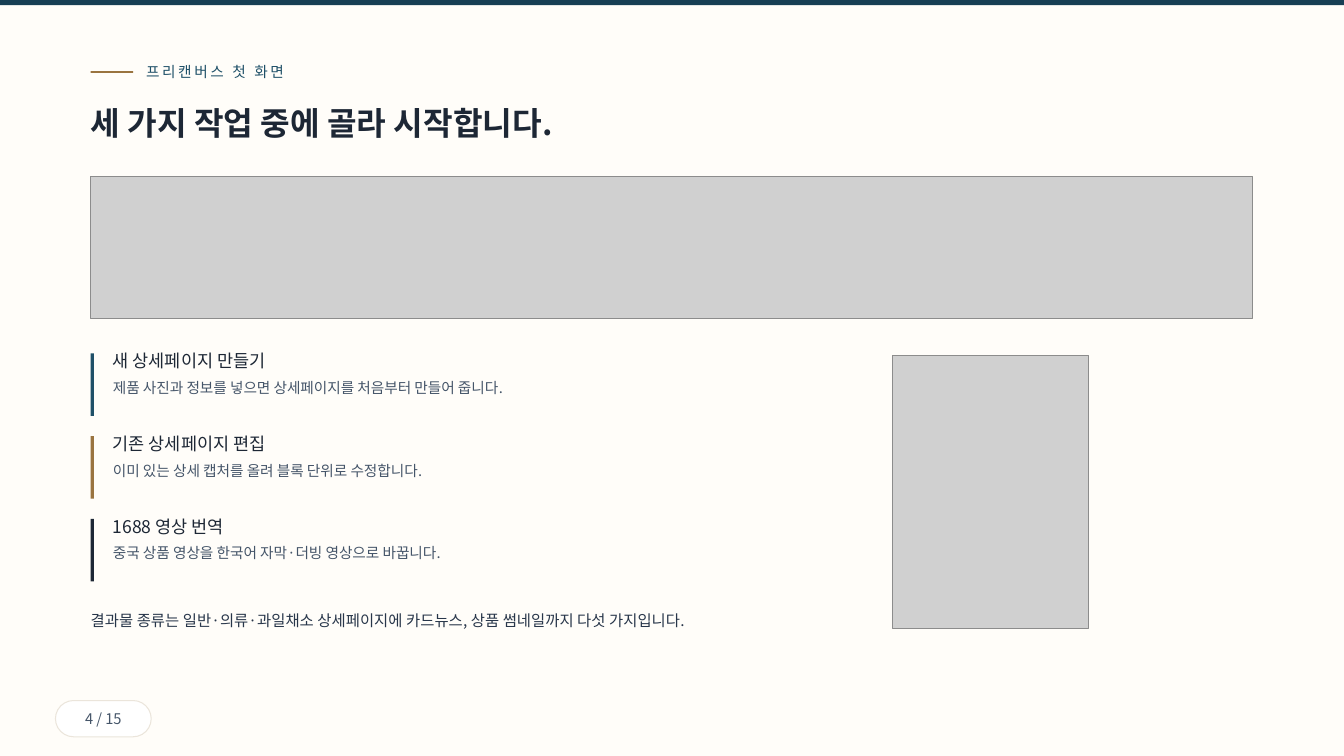
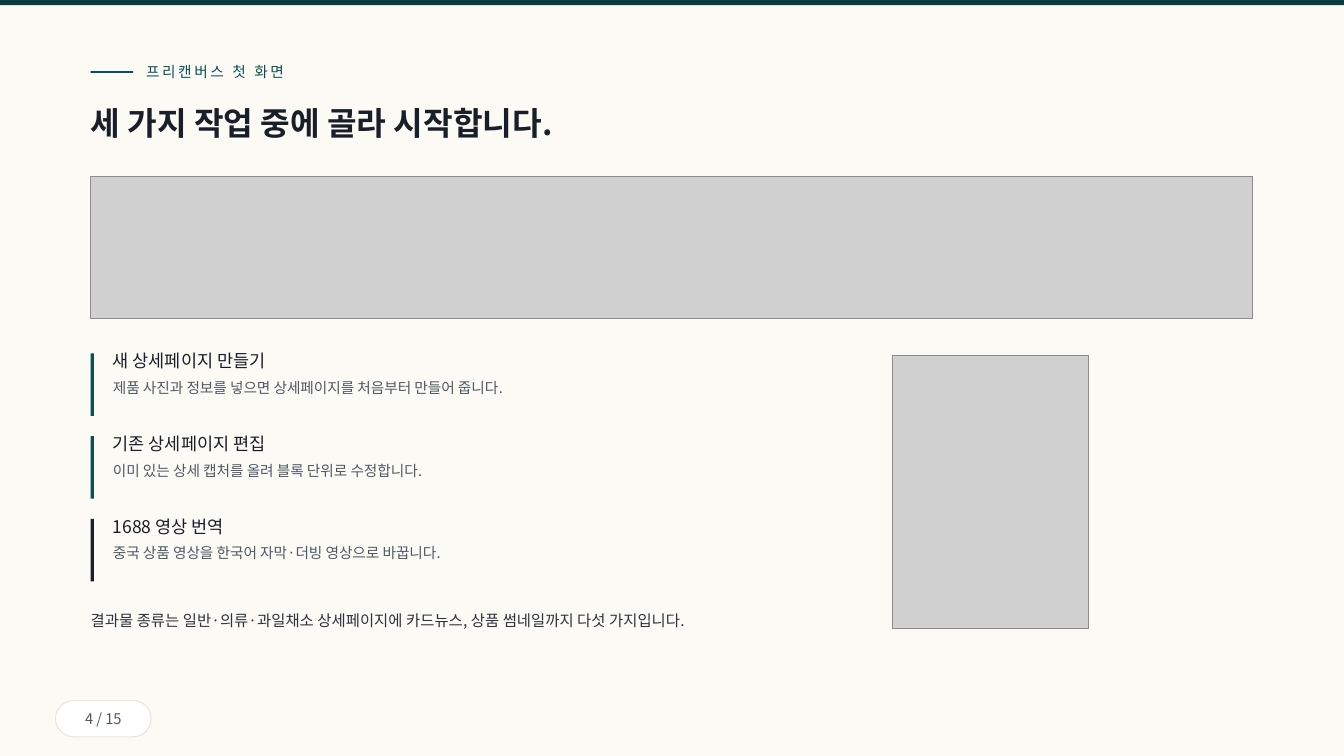
Before and after one commit to ramiteacher/searchmaster-x-freecanvas, a slide deck: slide 4 of slides.pptx. Drawn at 1344x756 pixels with LibreOffice and Linux fonts; fonts in the diff are those of the drawing; grey boxes stand for pictures. Boxes give left, top, right and bottom in pixels: in the first picture for what was removed or moved away, otherwise in the second. Text is boxed around its words. In the diff, an @@ line names an element or a change of style, - is before the commit and + after.

```diff
--- a/slides.pptx
+++ b/slides.pptx
@@ rectangle at <box>0,0,1344,756</box>: fill #FFFDF9 to #FCFAF4 @@
@@ rectangle at <box>0,0,1344,5</box>: fill #173F54 to #0B3B3F @@
@@ rectangle at <box>91,71,133,73</box>: fill #9A7440 to #0F4E53 @@
@@ text "프리캔버스 첫 화면" at <box>146,65,284,78</box>: text colour #1F5068 to #0F4E53 @@
@@ rectangle at <box>91,354,94,416</box>: fill #1F5068 to #0F4E53 @@
@@ rectangle at <box>91,437,94,499</box>: fill #9A7440 to #0F4E53 @@
```
Also in this commit, not shown: 14 other slides changed, 1 other file.
